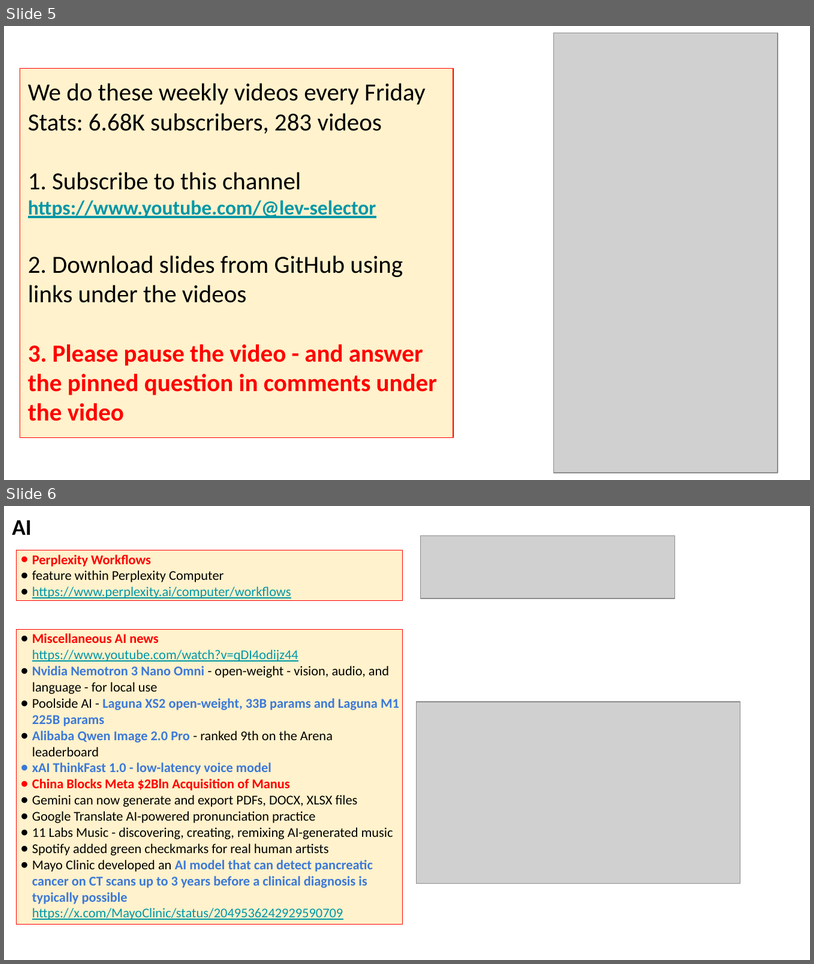
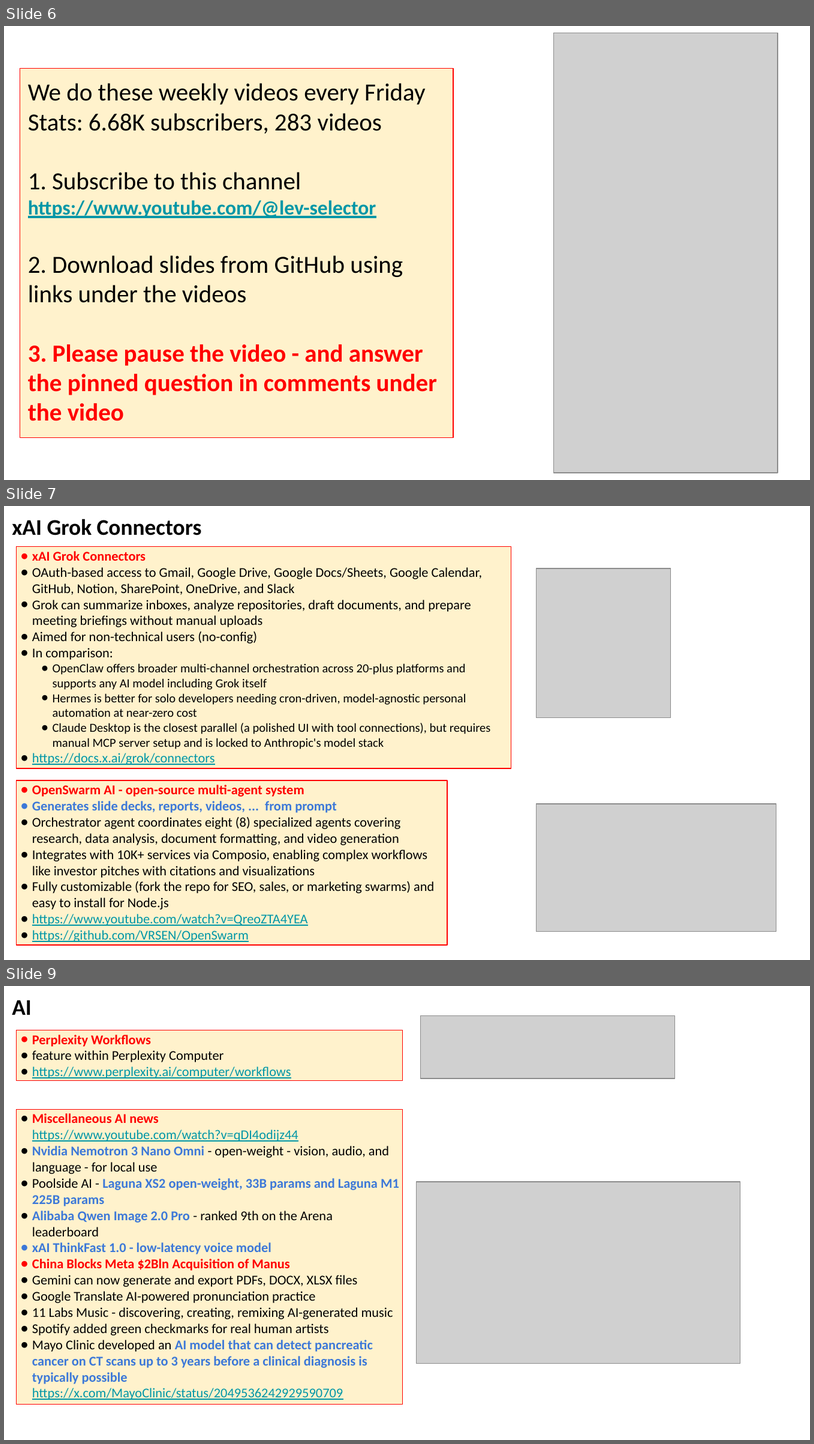
Before and after one commit to lselector/seminar, a slide deck: 2026/2026-05-08-AI-Updates.pptx. Shown one above the other, each under a label of ours: slides 5 and 6 before the commit, slides 6, 7 and 9 after it; the slides between them are not shown. The pictures are 814x964 and 814x1444 pixels, drawn with LibreOffice and Linux fonts; fonts in the diff are those of the drawing; grey boxes stand for pictures. Boxes give left, top, right and bottom in pixels: in the first picture for what was removed or moved away, otherwise in the second. Text is boxed around its words. In the diff, an @@ line names an element or a change of style, - is before the commit and + after.

```diff
--- a/2026/2026-05-08-AI-Updates.pptx
+++ b/2026/2026-05-08-AI-Updates.pptx
@@ slide 7 added at [4, 506, 810, 960], background #FFFFFF @@
@@ text added at [12, 519, 202, 535], 20 pt, text #000000, bold @@
+xAI Grok Connectors
@@ rectangle added at [16, 546, 511, 768], fill #FFF2CC, outline #FF0000 0.75 pt, 11 pt, text #000000 @@
+● xAI Grok Connectors
+● OAuth-based access to Gmail, Google Drive, Google Docs/Sheets, Google Calendar, GitHub, Notion, SharePoint, OneDrive, and Slack
+● Grok can summarize inboxes, analyze repositories, draft documents, and prepare meeting briefings without manual uploads
+● Aimed for non-technical users (no-config)
+● In comparison:
+● OpenClaw offers broader multi-channel orchestration across 20-plus platforms and supports any AI model including Grok itself
+● Hermes is better for solo developers needing cron-driven, model-agnostic personal automation at near-zero cost
+● Claude Desktop is the closest parallel (a polished UI with tool connections), but requires manual MCP server setup and is locked to Anthropic's model stack
+● https://docs.x.ai/grok/connectors
@@ picture added at [536, 569, 671, 718] @@
@@ rectangle added at [16, 780, 447, 945], fill #FFF2CC, outline #FF0000 0.75 pt, 12 pt, text #000000 @@
+● OpenSwarm AI - open-source multi-agent system
+● Generates slide decks, reports, videos, ... from prompt
+● Orchestrator agent coordinates eight (8) specialized agents covering research, data analysis, document formatting, and video generation
+● Integrates with 10K+ services via Composio, enabling complex workflows like investor pitches with citations and visualizations
+● Fully customizable (fork the repo for SEO, sales, or marketing swarms) and easy to install for Node.js
+● https://www.youtube.com/watch?v=QreoZTA4YEA
+● https://github.com/VRSEN/OpenSwarm
@@ picture added at [536, 804, 777, 931] @@
@@ what was slide 5 is now slide 6 @@
@@ what was slide 6 is now slide 9 @@
```
Also in this commit, not shown: 12 slides changed, 2 other slides added.
